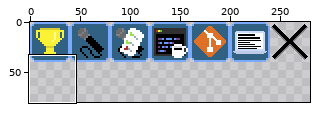
Two versions of one pixel-art file, art/ui.aseprite. The picture above shows the old version from afar; the outline marks the close-up.
Close-up. Before:
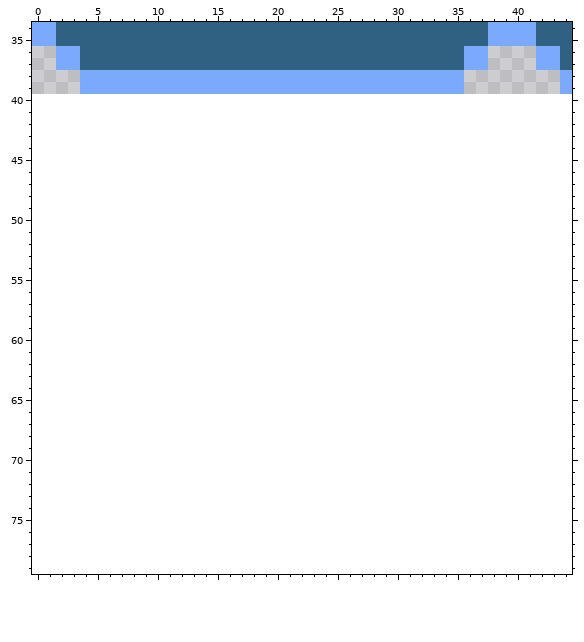
280x40 pixels, 1 frame. Shown: x 0..44, y 34..79. The old version is drawn lined up with the new one, on the new canvas.
The result:
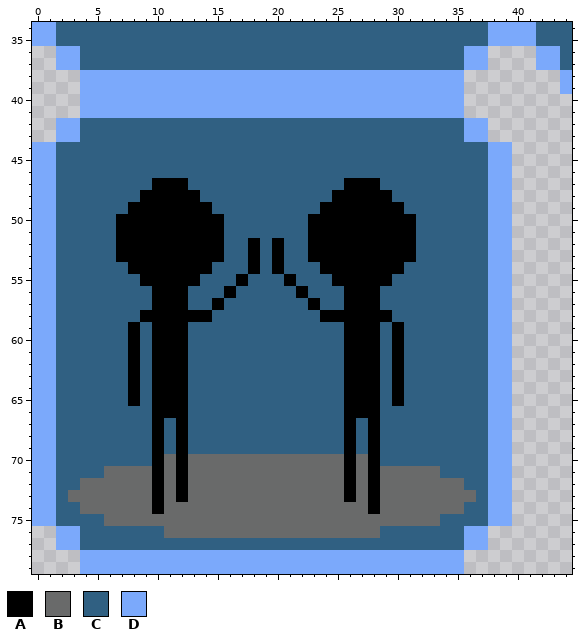
Palette (. is transparent): A #000000  B #696a6a  C #306082  D #7ba9fb
Commit message: Adding CHAPA icon
Edits made:
canvas 280x40 -> 280x80
y 40..41: x 4..35 ................................ -> DDDDDDDDDDDDDDDDDDDDDDDDDDDDDDDD
y 42..43: x 2..37 .................................... -> DDCCCCCCCCCCCCCCCCCCCCCCCCCCCCCCCCDD
y 44..46: x 0..39 ........................................ -> DDCCCCCCCCCCCCCCCCCCCCCCCCCCCCCCCCCCCCDD
y 47: x 0..39 ........................................ -> DDCCCCCCCCAAACCCCCCCCCCCCCAAACCCCCCCCCDD
y 48: x 0..39 ........................................ -> DDCCCCCCCAAAAACCCCCCCCCCCAAAAACCCCCCCCDD
y 49: x 0..39 ........................................ -> DDCCCCCCAAAAAAACCCCCCCCCAAAAAAACCCCCCCDD
y 50..51: x 0..39 ........................................ -> DDCCCCCAAAAAAAAACCCCCCCAAAAAAAAACCCCCCDD
y 52..53: x 0..39 ........................................ -> DDCCCCCAAAAAAAAACCACACCAAAAAAAAACCCCCCDD
y 54: x 0..39 ........................................ -> DDCCCCCCAAAAAAACCCACACCCAAAAAAACCCCCCCDD
y 55: x 0..39 ........................................ -> DDCCCCCCCAAAAACCCACCCACCCAAAAACCCCCCCCDD
y 56: x 0..39 ........................................ -> DDCCCCCCCCAAACCCACCCCCACCCAAACCCCCCCCCDD
y 57: x 0..39 ........................................ -> DDCCCCCCCCAAACCACCCCCCCACCAAACCCCCCCCCDD
y 58: x 0..39 ........................................ -> DDCCCCCCCAAAAAACCCCCCCCCAAAAAACCCCCCCCDD
y 59..65: x 0..39 ........................................ -> DDCCCCCCACAAACCCCCCCCCCCCCAAACACCCCCCCDD
y 66: x 0..39 ........................................ -> DDCCCCCCCCAAACCCCCCCCCCCCCAAACCCCCCCCCDD
y 67..69: x 0..39 ........................................ -> DDCCCCCCCCACACCCCCCCCCCCCCACACCCCCCCCCDD
y 70: x 0..39 ........................................ -> DDCCCCCCCCABABBBBBBBBBBBBBABACCCCCCCCCDD
y 71: x 0..39 ........................................ -> DDCCCCBBBBABABBBBBBBBBBBBBABABBBBBCCCCDD
y 72: x 0..39 ........................................ -> DDCCBBBBBBABABBBBBBBBBBBBBABABBBBBBBCCDD
y 73: x 0..39 ........................................ -> DDCBBBBBBBABABBBBBBBBBBBBBABABBBBBBBBCDD
y 74: x 0..39 ........................................ -> DDCCBBBBBBABBBBBBBBBBBBBBBBBABBBBBBBCCDD
y 75: x 0..39 ........................................ -> DDCCCCBBBBBBBBBBBBBBBBBBBBBBBBBBBBCCCCDD
y 76: x 2..37 .................................... -> DDCCCCCCCBBBBBBBBBBBBBBBBBBCCCCCCCDD
y 77: x 2..37 .................................... -> DDCCCCCCCCCCCCCCCCCCCCCCCCCCCCCCCCDD
y 78..79: x 4..35 ................................ -> DDDDDDDDDDDDDDDDDDDDDDDDDDDDDDDD
Pixel boxes of the changes (left, top, right, bottom) in both close-ups:
added: (32, 94, 512, 574)
